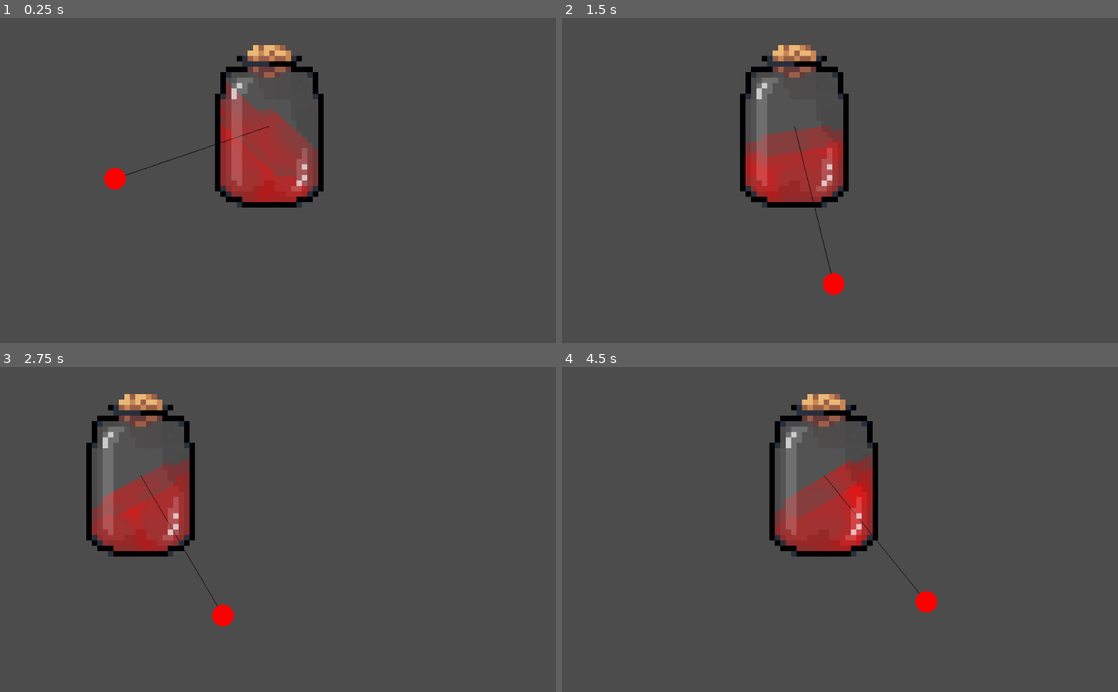
Above: before the commit, frames 1-4 (two rows, left to right).
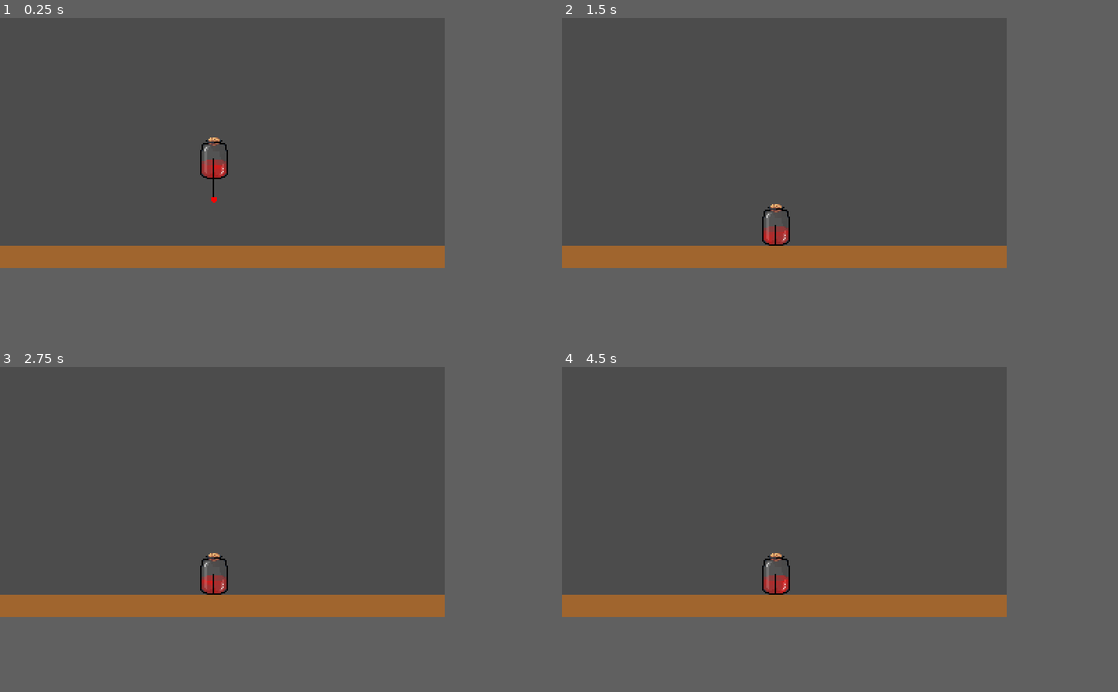
Above: after the commit, the same moments.

Repository: Dowsley/the-witching-hour
Game: Godot game, scene res://src/game.tscn
Two runs of this game, one before a commit and one after it. Both use one fixed random seed, a clock stepped at 60 frames per second and the inputs below. Before the commit the project starts from res://src/bottle/bottle.tscn.
Inputs (mouse positions are in pixels of both pictures, inside the frame that each line leads up to):
- Up to frame 1 (0.25 s): no input
- Up to frame 2 (1.5 s): move the mouse to (962, 164) at 0.52 s; click (962, 164) at 0.67 s; drag from (728, 196) to (812, 245) at 1.27 s
- Up to frame 3 (2.75 s): move the mouse to (333, 458) at 2.02 s; click (333, 458) at 2.17 s
- Up to frame 4 (4.5 s): drag from (812, 594) to (673, 480) at 2.77 s; move the mouse to (1006, 578) at 3.52 s; click (1006, 578) at 3.67 s; drag from (673, 480) to (756, 448) at 4.27 s
In our replay, the window is 800x468 before the commit and 640x360 after it. These sizes can differ from the game's own. Grey fills any space a smaller window leaves; there, only what the larger window draws over its background counts as a difference.

The runs differ from the first frame. In frame 1, 13% of the frame differs, in the area x 0-80%, y 8-77%; in frame 2, 12%; in frame 3, 12%; in frame 4, 12%.

Commit message:
Draggable potion

Diff:
--- a/project.godot
+++ b/project.godot
@@ -728,10 +728,25 @@
 
 [application]
 
-config/name="Liquid Bottle Effect"
-run/main_scene="res://src/bottle/bottle.tscn"
+config/name="Shadows And Alchemy"
+config/description="Game for Pirate Software - Game Jam 15."
+run/main_scene="res://src/game.tscn"
 config/icon="res://assets/img/icon.png"
 
+[autoload]
+
+Globals="*res://src/autoload/globals.tscn"
+MouseInputUtil="*res://src/autoload/mouse_input_util.tscn"
+
+[display]
+
+window/size/width=320
+window/size/height=180
+window/size/borderless=true
+window/size/fullscreen=true
+window/stretch/mode="viewport"
+window/stretch/aspect="keep"
+
 [physics]
 
 common/enable_pause_aware_picking=true
--- /dev/null
+++ b/src/autoload/globals.gd
@@ -0,0 +1,5 @@
+extends Node
+
+
+export var gravity_scale := 1
+export var air_resistance := 1.0
--- /dev/null
+++ b/src/autoload/globals.tscn
@@ -0,0 +1,8 @@
+[gd_scene load_steps=2 format=2]
+
+[ext_resource path="res://src/autoload/globals.gd" type="Script" id=1]
+
+[node name="Globals" type="Node"]
+script = ExtResource( 1 )
+gravity_scale = 5
+air_resistance = 0.5
--- /dev/null
+++ b/src/autoload/mouse_input_util.gd
@@ -0,0 +1,19 @@
+extends Node
+
+static func is_left_mouse_button_pressed(event_mouse_button: InputEventMouseButton) -> bool:
+	return event_mouse_button.pressed and event_mouse_button.button_index == BUTTON_LEFT
+
+static func is_right_mouse_button_pressed(event_mouse_button: InputEventMouseButton) -> bool:
+	return event_mouse_button.pressed and event_mouse_button.button_index == BUTTON_RIGHT
+
+static func is_middle_mouse_button_pressed(event_mouse_button: InputEventMouseButton) -> bool:
+	return event_mouse_button.pressed and event_mouse_button.button_index == BUTTON_MIDDLE
+
+static func is_left_mouse_button_released(event_mouse_button: InputEventMouseButton) -> bool:
+	return not event_mouse_button.pressed and event_mouse_button.button_index == BUTTON_LEFT
+
+static func is_right_mouse_button_released(event_mouse_button: InputEventMouseButton) -> bool:
+	return not event_mouse_button.pressed and event_mouse_button.button_index == BUTTON_RIGHT
+
+static func is_middle_mouse_button_released(event_mouse_button: InputEventMouseButton) -> bool:
+	return not event_mouse_button.pressed and event_mouse_button.button_index == BUTTON_MIDDLE
--- /dev/null
+++ b/src/autoload/mouse_input_util.tscn
@@ -0,0 +1,6 @@
+[gd_scene load_steps=2 format=2]
+
+[ext_resource path="res://src/autoload/mouse_input_util.gd" type="Script" id=1]
+
+[node name="MouseInputUtil" type="Node"]
+script = ExtResource( 1 )
--- a/src/bottle/bottle.gd
+++ b/src/bottle/bottle.gd
@@ -1,14 +1,60 @@
-extends Node2D
+extends RigidBody2D
 
-onready var liquid = $Sprite/Liquid
+var is_dragging := false
+var previous_mouse_position := Vector2.ZERO
+var velocity := Vector2.ZERO
 
-var t = 0
 
 func _ready() -> void:
-	position.y = 200
-	pass
+	angular_damp = INF
+	gravity_scale = Globals.gravity_scale
+	linear_damp = Globals.air_resistance
 
-func _physics_process(delta: float) -> void:
-	t += delta
-	position.x = 400 + 200 * sin(2 * t)
-	pass
+
+func _input(event: InputEvent) -> void:
+	if not is_dragging:
+		return
+
+	if event is InputEventMouseButton:
+		if MouseInputUtil.is_left_mouse_button_released(event):
+			release_drag(event)
+	elif event is InputEventMouseMotion and is_dragging:
+		drag_object(event)
+
+
+# This stops the object from rotating
+func _integrate_forces(state: Physics2DDirectBodyState) -> void:
+	state.angular_velocity = 0
+	var new_transform = Transform2D(0, state.transform.origin)
+	state.transform = new_transform
+
+
+func release_drag(mouse_button_event: InputEventMouseButton) -> void:
+	previous_mouse_position = Vector2.ZERO
+	is_dragging = false
+	mode = MODE_RIGID
+
+	var local_impulse_point = to_local(mouse_button_event.position).limit_length(5)
+	var is_upside_down = abs(sin(rotation)) > 0.707 # sin(45°) to check for upside down
+	if is_upside_down:
+		local_impulse_point.x = -local_impulse_point.x
+
+	var impulse = velocity * 20
+	apply_impulse(local_impulse_point, impulse.limit_length(1000))
+
+
+func drag_object(mouse_motion_event: InputEventMouseMotion) -> void:
+	var previous_position = position
+	position += mouse_motion_event.position - previous_mouse_position
+	velocity = position - previous_position
+	previous_mouse_position = mouse_motion_event.position
+
+
+func _on_DraggableArea_input_event(viewport: Viewport, event: InputEvent, shape_idx: int) -> void:
+	if event is InputEventMouseButton:
+		if MouseInputUtil.is_left_mouse_button_pressed(event):
+			get_viewport().set_input_as_handled()
+			previous_mouse_position = event.position
+			is_dragging = true
+			mode = MODE_STATIC
+			#rotation_degrees = 0
--- a/src/bottle/bottle.tscn
+++ b/src/bottle/bottle.tscn
@@ -7,6 +7,8 @@
 [ext_resource path="res://src/bottle/pendulum.gd" type="Script" id=5]
 [ext_resource path="res://assets/resources/liquid.tres" type="Shader" id=6]
 [ext_resource path="res://src/bottle/liquid.gd" type="Script" id=7]
+
+[sub_resource type="PhysicsMaterial" id=4]
 
 [sub_resource type="ShaderMaterial" id=1]
 shader = ExtResource( 6 )
@@ -17,8 +19,14 @@
 shader_param/MinOpacity = 0.5
 shader_param/FillTexture = ExtResource( 1 )
 
-[node name="Bottle" type="Node2D"]
-scale = Vector2( 10, 10 )
+[sub_resource type="RectangleShape2D" id=2]
+extents = Vector2( 10, 15 )
+
+[sub_resource type="RectangleShape2D" id=3]
+extents = Vector2( 11, 16 )
+
+[node name="Bottle" type="RigidBody2D"]
+physics_material_override = SubResource( 4 )
 script = ExtResource( 4 )
 
 [node name="Sprite" type="Sprite" parent="."]
@@ -35,3 +43,13 @@
 
 [node name="Pendulum" type="Position2D" parent="Sprite/Liquid"]
 script = ExtResource( 5 )
+
+[node name="CollisionShape2D" type="CollisionShape2D" parent="."]
+shape = SubResource( 2 )
+
+[node name="DraggableArea" type="Area2D" parent="."]
+
+[node name="CollisionShape2D" type="CollisionShape2D" parent="DraggableArea"]
+shape = SubResource( 3 )
+
+[connection signal="input_event" from="DraggableArea" to="." method="_on_DraggableArea_input_event"]
--- /dev/null
+++ b/src/game.tscn
@@ -0,0 +1,23 @@
+[gd_scene load_steps=3 format=2]
+
+[ext_resource path="res://src/bottle/bottle.tscn" type="PackedScene" id=1]
+
+[sub_resource type="RectangleShape2D" id=1]
+extents = Vector2( 160, 8 )
+
+[node name="Game" type="Node2D"]
+
+[node name="Bottle" parent="." instance=ExtResource( 1 )]
+position = Vector2( 154, 87 )
+
+[node name="StaticBody2D" type="StaticBody2D" parent="."]
+position = Vector2( 0, 164 )
+
+[node name="Table" type="ColorRect" parent="StaticBody2D"]
+margin_right = 320.0
+margin_bottom = 16.0
+color = Color( 0.631373, 0.4, 0.184314, 1 )
+
+[node name="CollisionShape2D" type="CollisionShape2D" parent="StaticBody2D"]
+position = Vector2( 160, 8 )
+shape = SubResource( 1 )
Not shown: 1 places in src/bottle/bottle.tscn that only renumber resources
